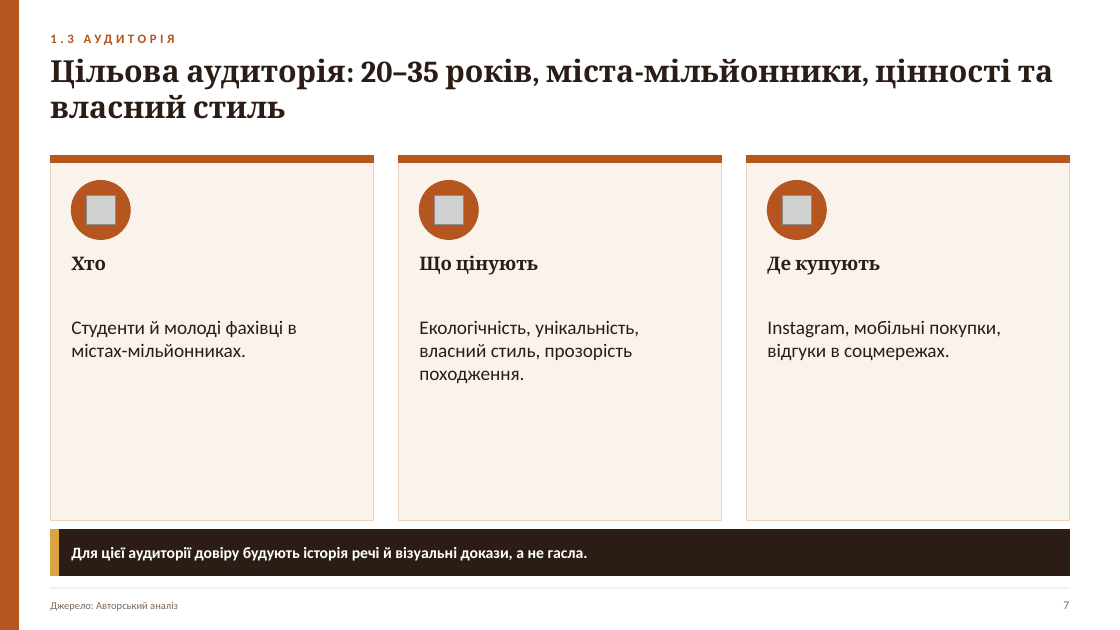
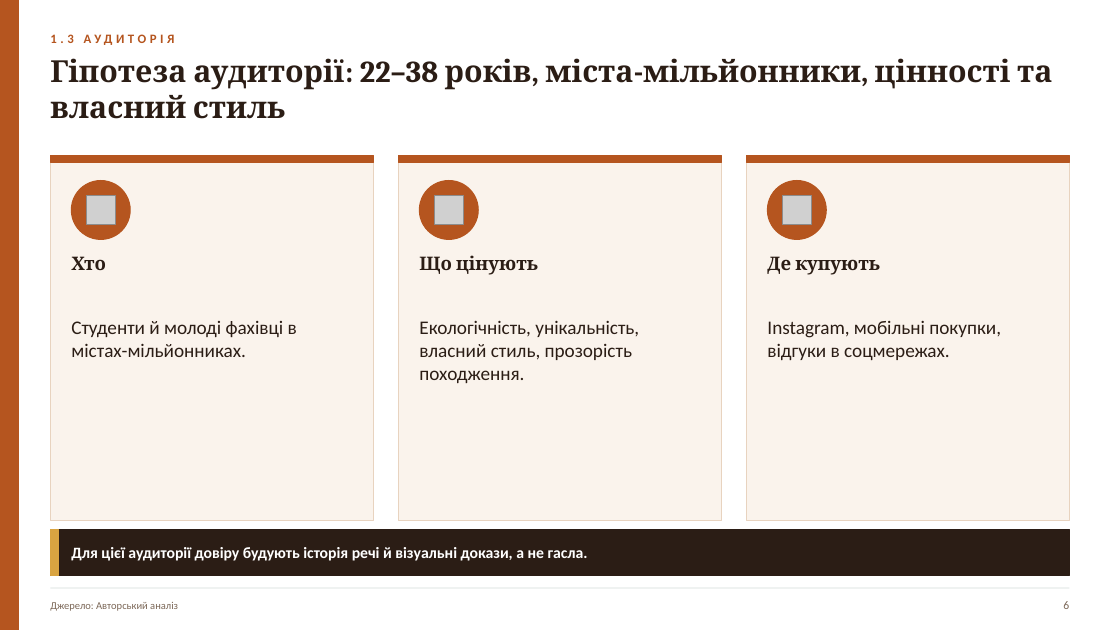
Before and after one commit to Storozh-007/anya-tasks, a slide deck: slide 6 of files/e-commerce/Брушневська_Анна_ЕК_МКР_варіант_3.pptx (slide 7 before the commit). Drawn at 1120x630 pixels with LibreOffice and Linux fonts; fonts in the diff are those of the drawing; grey boxes stand for pictures. Boxes give left, top, right and bottom in pixels: in the first picture for what was removed or moved away, otherwise in the second. Text is boxed around its words. In the diff, an @@ line names an element or a change of style, - is before the commit and + after.

```diff
--- a/files/e-commerce/Брушневська_Анна_ЕК_МКР_варіант_3.pptx
+++ b/files/e-commerce/Брушневська_Анна_ЕК_МКР_варіант_3.pptx
@@ text at (50,58,1052,119): text changed @@
-Цільова аудиторія: 20–35 років, міста-мільйонники, цінності та власний стиль
+Гіпотеза аудиторії: 22–38 років, міста-мільйонники, цінності та власний стиль
@@ text at (1063,601,1069,609): text changed @@
-7
+6
```
Also in this commit, not shown: 15 other slides changed, 3 slides removed, 17 other files.
